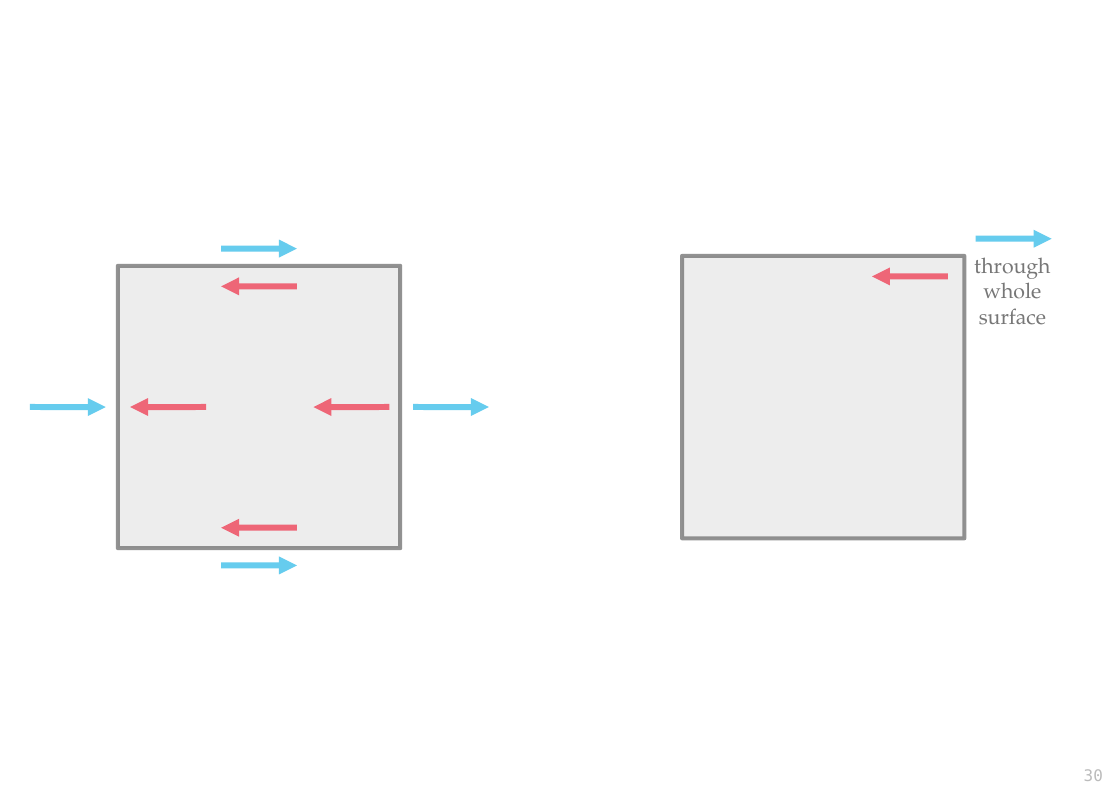
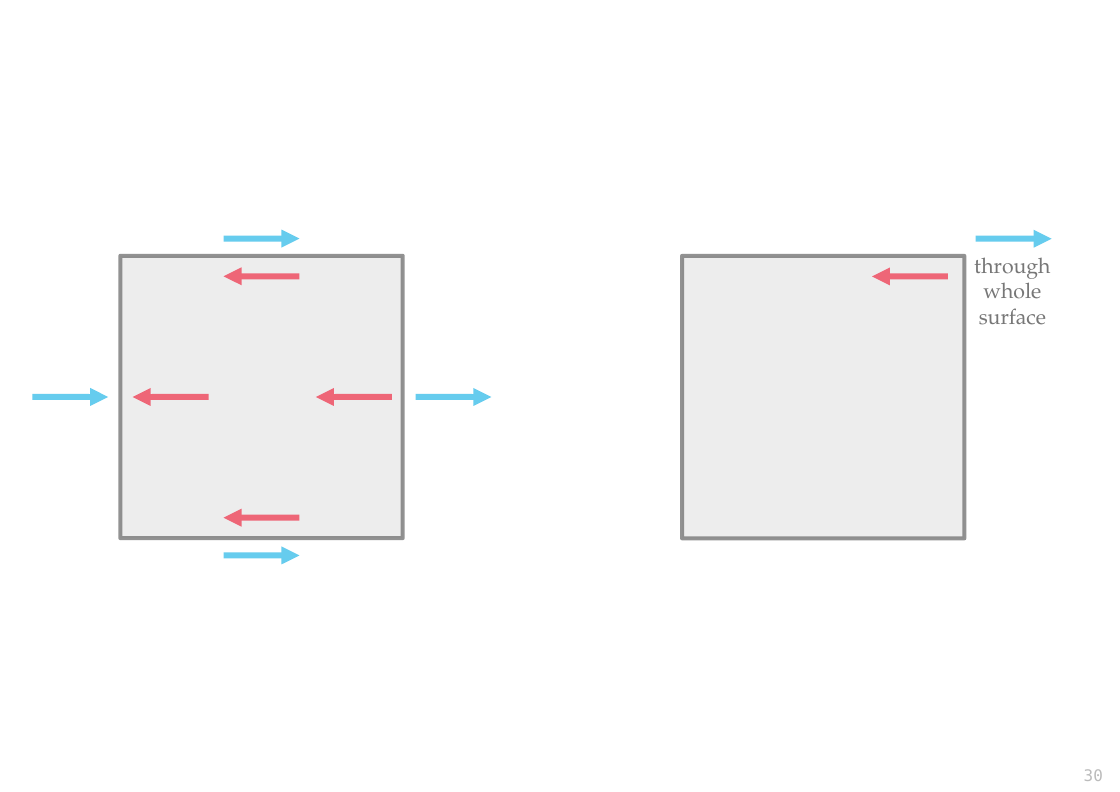
Before and after one commit to pglpm/7wonders, a slide deck: slide 30 of drawings.odp. Drawn at 1120x792 pixels with LibreOffice and Linux fonts; fonts in the diff are those of the drawing. Boxes give left, top, right and bottom in pixels: in the first picture for what was removed or moved away, otherwise in the second. Text is boxed around its words. In the diff, an @@ line names an element or a change of style, - is before the commit and + after.

```diff
--- a/drawings.odp
+++ b/drawings.odp
@@ 4 arrows: place and size @@
-4 arrows at box(221, 248, 297, 565)
+4 arrows at box(223, 239, 300, 556)
@@ 4 arrows, 1 rectangle: place and size @@
-4 arrows, 1 rectangle at box(30, 265, 489, 548)
+4 arrows, 1 rectangle at box(33, 256, 491, 538)
```
Also in this commit, not shown: 4 other files.
